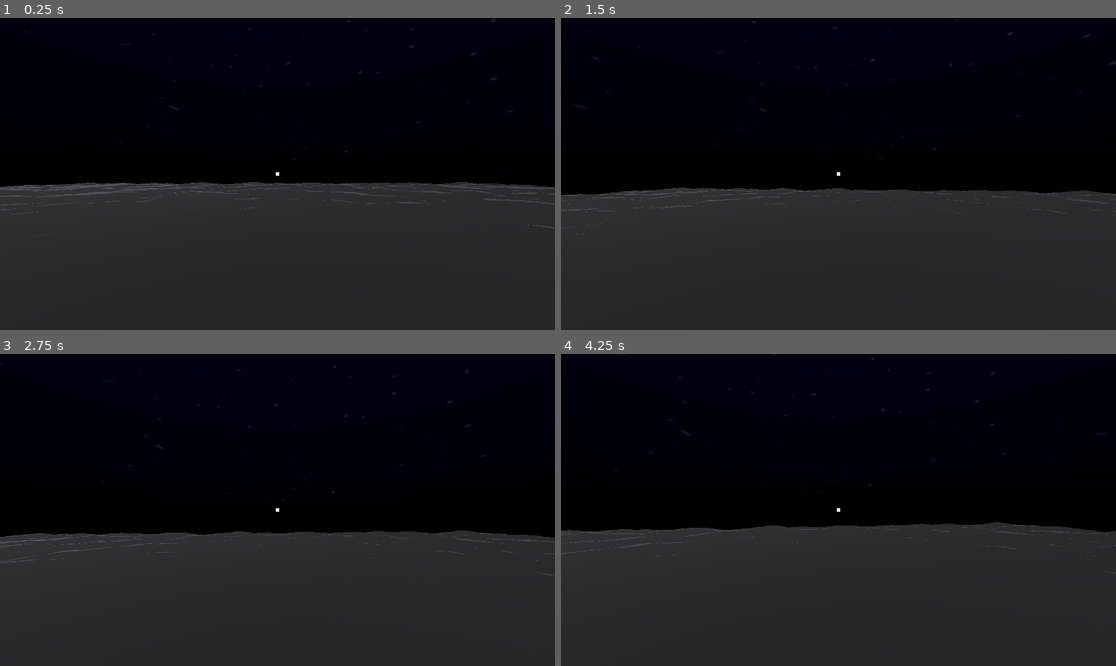
Above: before the commit, frames 1-4 (two rows, left to right).
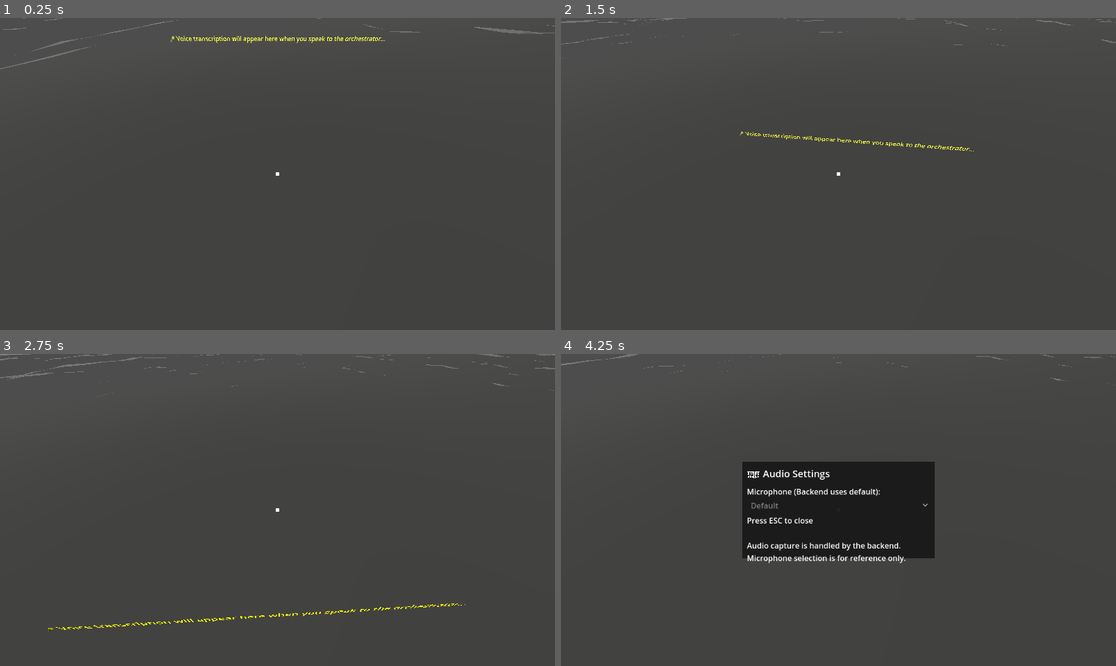
Above: after the commit, the same moments.

Repository: Wouterbeets/mindpalace
Game: Godot game, scene res://world.tscn
Same seed, same stepped clock (60 frames per second), same inputs: the game is played once before the commit and once after it.
Inputs (mouse positions are in pixels of both pictures, inside the frame that each line leads up to):
- Up to frame 1 (0.25 s): no input
- Up to frame 2 (1.5 s): tap Enter at 0.5 s; move the mouse to (866, 174) at 0.52 s; hold Q 0.53-1.28 s; hold Up (ui_up) from 0.53 s (still down); click (866, 174) at 0.67 s; tap Space at 0.77 s; move the mouse to (810, 174) at 1.27 s; tap E at 1.35 s; click (810, 174) at 1.42 s
- Up to frame 3 (2.75 s): keep holding Up (ui_up); tap Space at 1.52 s; move the mouse to (288, 503) at 2.02 s; tap 1 at 2.1 s; click (288, 503) at 2.17 s
- Up to frame 4 (4.25 s): keep holding Up (ui_up); move the mouse to (832, 516) at 2.77 s; tap 2 at 2.85 s; click (832, 516) at 2.92 s; tap Space at 3.02, 3.77 s; move the mouse to (877, 513) at 3.52 s; tap 3 at 3.6 s; click (877, 513) at 3.67 s; tap Escape (ui_cancel) at 4.15 s

The runs differ from the first frame. In frame 1, 81% of the frame differs, in the area x 0-100%, y 0-100%; in frame 2, 82%; in frame 3, 80%; in frame 4, 84%.
Error before the commit: Invalid assignment of property or key 'fog_color' with value of type 'Color' on a base object of type 'Environment'. (res://main.gd:109)

Commit message:
drag and drop

Diff:
--- a/world/main.gd
+++ b/world/main.gd
@@ -106,7 +106,7 @@
 	env.background_mode = Environment.BG_COLOR
 	env.background_color = Color(0.1, 0.1, 0.2)  # Dark blue sky
 	env.fog_enabled = true
-	env.fog_color = Color(0.2, 0.2, 0.3)
+	env.fog_light_color = Color(0.2, 0.2, 0.3)
 	env.fog_density = 0.01
 	env.ambient_light_color = Color(0.3, 0.3, 0.5)
 	env.ambient_light_energy = 0.5
@@ -204,22 +204,33 @@
 var mouse_pressed = false
 var last_mouse_pos = Vector2()
 
+# Drag functionality
+var dragged_object = null
+var dragged_node_id = ""
+var is_dragging = false
+var drag_plane_normal = Vector3(0, 1, 0)  # Drag along XZ plane
+var drag_offset = Vector3()
+
 func _input(event):
 	if not settings_visible:
 		if event is InputEventMouseButton:
 			if event.button_index == MOUSE_BUTTON_LEFT:
-				mouse_pressed = event.pressed
-				if not event.pressed:
+				if event.pressed:
+					# Mouse button pressed - start drag immediately
+					start_drag(event.position)
+				else:
+					# Mouse button released - end drag
+					if is_dragging:
+						end_drag()
 					info_panel.visible = false
 			elif event.button_index == MOUSE_BUTTON_WHEEL_UP:
 				camera.position.y -= 1
 			elif event.button_index == MOUSE_BUTTON_WHEEL_DOWN:
 				camera.position.y += 1
-		elif event is InputEventMouseMotion and mouse_pressed:
-			var delta = event.relative
-			camera.rotation_degrees.y -= delta.x * 0.5
-			camera.rotation_degrees.x -= delta.y * 0.5
-			camera.rotation_degrees.x = clamp(camera.rotation_degrees.x, -90, 90)
+		elif event is InputEventMouseMotion:
+			if is_dragging:
+				# Continue dragging
+				update_drag_position(event.position)
 
 		if event is InputEventMouseButton and event.pressed and event.button_index == MOUSE_BUTTON_LEFT and not mouse_pressed:
 			var mouse_pos = event.position
@@ -269,14 +280,17 @@
 
 func process_event_message(data: Dictionary):
 	if not data or typeof(data) != TYPE_DICTIONARY:
-
 		return
 	if not data.has("type") or data["type"] != "delta":
-
 		return
 	if not data.has("actions") or typeof(data["actions"]) != TYPE_ARRAY:
-
-		return
+		return
+
+	# Check if this is a full state reload
+	var is_full_state = data.has("event_id") and data["event_id"] == "full_state"
+	if is_full_state and is_dragging:
+		# Reset drag state when full state is reloaded
+		end_drag()
 
 	# Handle DeltaEnvelope
 	for action in data["actions"]:
@@ -350,6 +364,22 @@
 			# Close menu
 			toggle_settings_menu()
 
+func send_position_update(node_id: String, position: Vector3):
+	if websocket.get_ready_state() != WebSocketPeer.STATE_OPEN:
+		return
+	var update_msg = {
+		"type": "delta",
+		"actions": [{
+			"type": "update",
+			"node_id": node_id,
+			"properties": {
+				"position": [position.x, position.y, position.z]
+			}
+		}]
+	}
+	var json_string = JSON.stringify(update_msg)
+	var err = websocket.send_text(json_string)
+
 func send_state_update():
 	if websocket.get_ready_state() != WebSocketPeer.STATE_OPEN:
 
@@ -364,6 +394,101 @@
 	}
 	var json_string = JSON.stringify(state_msg)
 	var err = websocket.send_text(json_string)
+
+func handle_click(mouse_pos: Vector2):
+	# Handle click (not drag) - show info panel
+	var ray_origin = camera.project_ray_origin(mouse_pos)
+	var ray_dir = camera.project_ray_normal(mouse_pos)
+	var ray_length = 1000.0
+
+	var space_state = get_world_3d().direct_space_state
+	var query = PhysicsRayQueryParameters3D.create(ray_origin, ray_origin + ray_dir * ray_length)
+	var result = space_state.intersect_ray(query)
+
+	if result:
+		var clicked_node = result.collider
+		while clicked_node and not (clicked_node in event_cubes.values()):
+			clicked_node = clicked_node.get_parent()
+		if clicked_node:
+			show_info_panel(clicked_node)
+
+func start_drag(mouse_pos: Vector2):
+	# Try to find object to drag
+	var ray_origin = camera.project_ray_origin(mouse_pos)
+	var ray_dir = camera.project_ray_normal(mouse_pos)
+	var ray_length = 1000.0
+
+	var space_state = get_world_3d().direct_space_state
+	var query = PhysicsRayQueryParameters3D.create(ray_origin, ray_origin + ray_dir * ray_length)
+	var result = space_state.intersect_ray(query)
+
+	if result:
+		var clicked_node = result.collider
+
+		while clicked_node and not (clicked_node in event_cubes.values()):
+			clicked_node = clicked_node.get_parent()
+
+		if clicked_node:
+			dragged_object = clicked_node
+			# Find the node_id
+			for id in event_cubes:
+				if event_cubes[id] == clicked_node:
+					dragged_node_id = id
+					break
+			is_dragging = true
+
+			# Calculate drag offset using a fixed plane at Y=0
+			var object_pos = dragged_object.position
+			var plane = Plane(drag_plane_normal, 0.0)  # Fixed plane at Y=0
+			var intersection = plane.intersects_ray(ray_origin, ray_dir)
+			if intersection:
+				# Project the intersection point to the object's Y level
+				intersection.y = object_pos.y
+				drag_offset = object_pos - intersection
+
+			# Visual feedback - make object semi-transparent while dragging
+			if dragged_object is MeshInstance3D:
+				var material = dragged_object.material_override
+				if material and material is StandardMaterial3D:
+					material.transparency = BaseMaterial3D.TRANSPARENCY_ALPHA
+					material.albedo_color.a = 0.7
+
+func update_drag_position(mouse_pos: Vector2):
+	if not dragged_object or not is_dragging:
+		return
+
+	# Cast ray and find intersection with drag plane
+	var ray_origin = camera.project_ray_origin(mouse_pos)
+	var ray_dir = camera.project_ray_normal(mouse_pos)
+
+	var plane = Plane(drag_plane_normal, 0.0)  # Fixed plane at Y=0
+	var intersection = plane.intersects_ray(ray_origin, ray_dir)
+
+	if intersection:
+		# Project to the dragged object's Y level and apply offset
+		intersection.y = dragged_object.position.y
+		var new_pos = intersection + drag_offset
+		new_pos.x = clamp(new_pos.x, -50.0, 50.0)  # Reasonable bounds
+		new_pos.y = clamp(new_pos.y, -10.0, 20.0)
+		new_pos.z = clamp(new_pos.z, -50.0, 50.0)
+		dragged_object.position = new_pos
+
+func end_drag():
+	if dragged_object and is_dragging:
+		# Send position update to backend
+		if dragged_node_id != "":
+			send_position_update(dragged_node_id, dragged_object.position)
+
+		# Restore visual appearance
+		if dragged_object is MeshInstance3D:
+			var material = dragged_object.material_override
+			if material and material is StandardMaterial3D:
+				material.transparency = BaseMaterial3D.TRANSPARENCY_DISABLED
+				material.albedo_color.a = 1.0
+
+		dragged_object = null
+		dragged_node_id = ""
+		is_dragging = false
 
 func handle_action(action: Dictionary):
 	if typeof(action) != TYPE_DICTIONARY:
@@ -778,6 +903,8 @@
 
 
 func toggle_settings_menu():
+	if not settings_panel:
+		return
 	settings_visible = !settings_visible
 	settings_panel.visible = settings_visible
 
